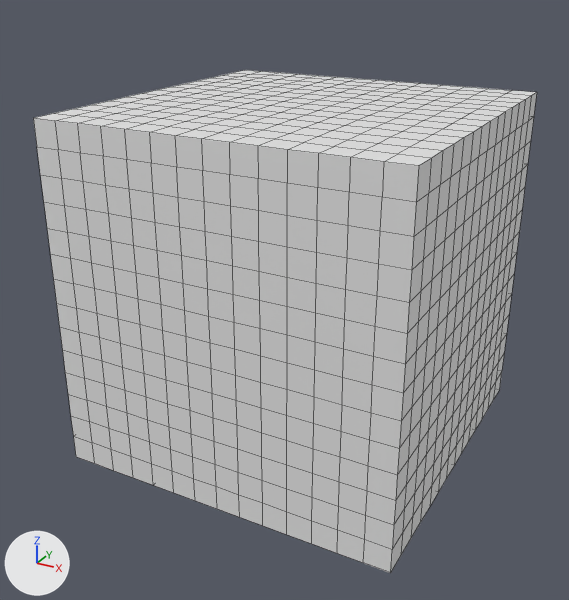
What one commit did to the Blender file client/Assets/Resources/Meshes/blocks/cactus/cactus.blend.
Rendered twice from a camera (50 mm lens) standing at (0.867, -1.684, 0.762) and looking at (-0.022, -0.067, -0.047). The axes (+X, +Y, +Z) are drawn at lower left. The lights are the same throughout. Mesh edges are drawn as thin lines.
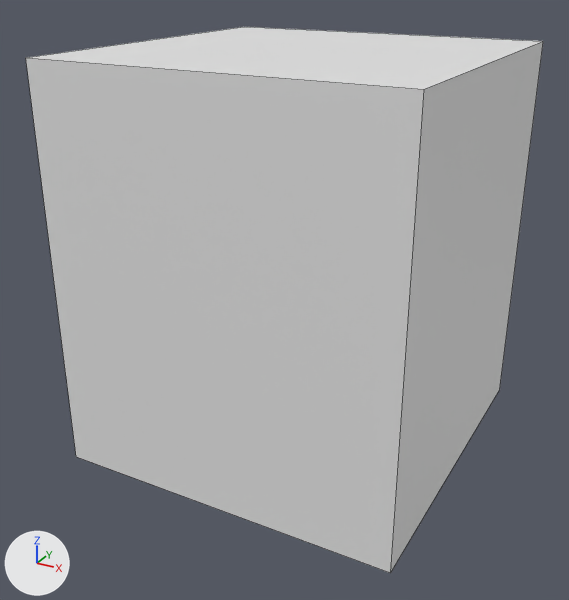
The newer file is also turned or shifted as a whole; pictures and numbers use the older file's frame.

Where the change shows, as pixel boxes [x1, y1, x2, y2] in the pictures (569 x 600 px):
'Cube', reshaped
    before: [33, 70, 537, 573]
    after: [26, 41, 543, 573]
'top', added
    after: [27, 27, 542, 89]
part 1 of me_cube_002, added
    after: [26, 41, 543, 573]

What changed in the scene script:
```text
Change me_cube_002:
    used by ob_cube; location = (0.0, 0.0, 0.0)
    remove me_cube_002.from_pydata(...)  # 1178 vertices, 1176 faces; spans x -0.438..0.438, y -0.438..0.438, z -0.438..0.438
    add me_cube_002.from_pydata(...)  # 8 vertices, 4 faces; spans x -0.438..0.438, y -0.438..0.438, z -0.438..0.562
    me_cube_002 part 1: 4 vertices added at x -0.438..0.438, y -0.438..0.438, z 0.562
Add me_cube_003:
    me_cube_003.from_pydata([(-0.438, -0.438, 0.5), (-0.438, 0.438, 0.5), (0.438, -0.438, 0.5), (0.438, 0.438, 0.5)], [], [(3, 1, 0, 2)])
Add ob_top:
    ob_top = bpy.data.objects.new('top', me_cube_003)
    ob_top.location = (0.0, 0.0, 0.062)
```
